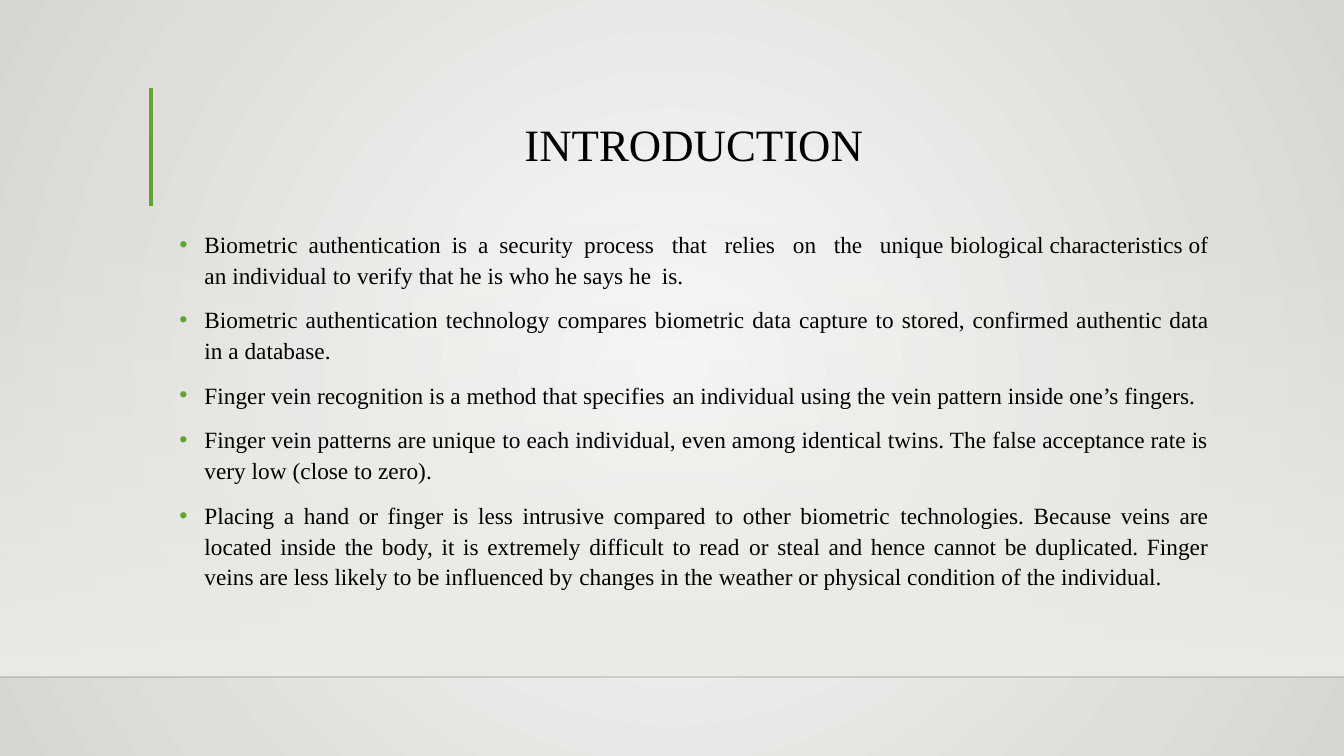
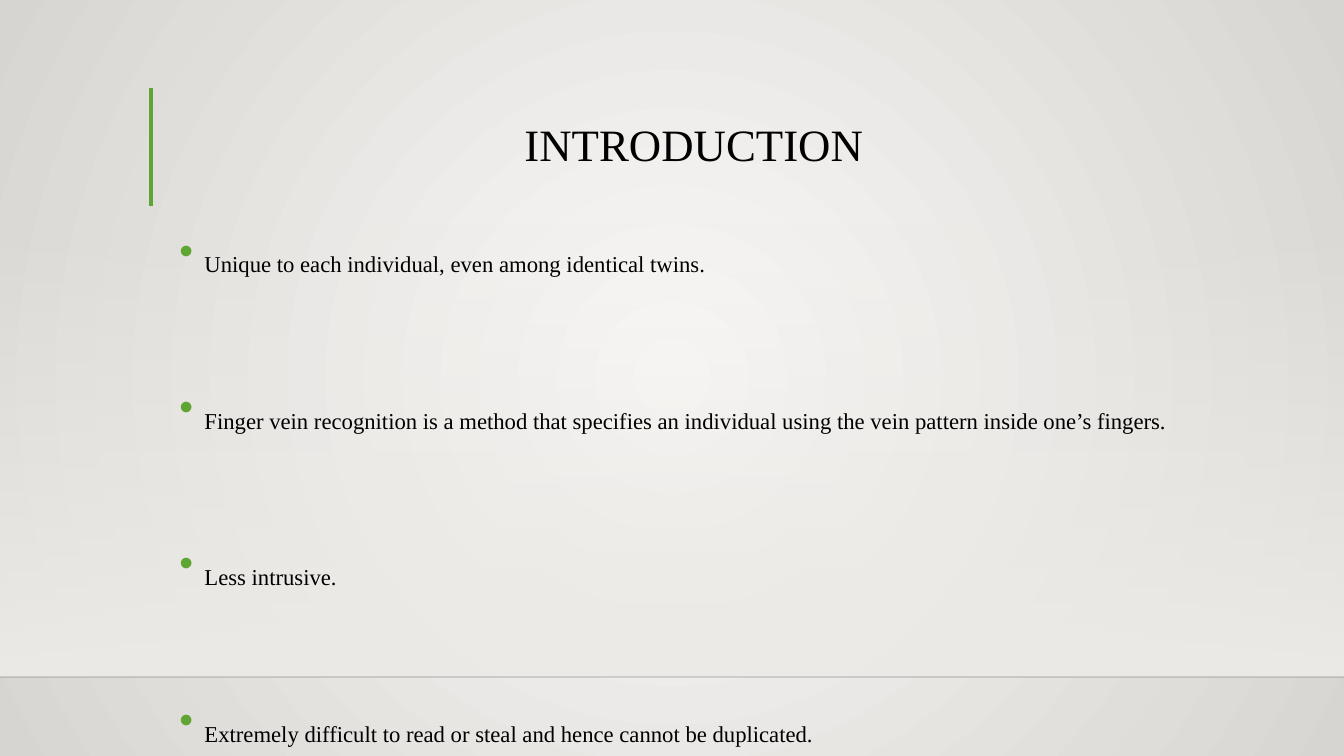
Before and after one commit to batch-B3/Biometric-Finger-Vein-Authentication-Using-Deep-Learning-Algorithm, a slide deck: slide 2 of Project Documents/Batch 3 PPT.pptx. Drawn at 1344x756 pixels with LibreOffice and Linux fonts; fonts in the diff are those of the drawing; background and template pictures are left out. Boxes give left, top, right and bottom in pixels: in the first picture for what was removed or moved away, otherwise in the second. Text is boxed around its words. In the diff, an @@ line names an element or a change of style, - is before the commit and + after.

```diff
--- a/Project Documents/Batch 3 PPT.pptx
+++ b/Project Documents/Batch 3 PPT.pptx
@@ text "Unique to each individual, even ...": place and size @@
-text "Unique to each individual, even ..." at (204,236,1208,590)
+text "Unique to each individual, even ..." at (204,256,1166,747)
@@ text at (204,256,705,277): text changed; size 16.6 to 28 pt @@
-• Biometric authentication is a security process that relies on the unique biological characteristics of an individual to verify that he is who he says he is.
-• Biometric authentication technology compares biometric data capture to stored, confirmed authentic data in a database.
+• Unique to each individual, even among identical twins.
@@ text at (204,413,1166,434): size 16.6 to 28 pt, now subscript in "Finger vein recognition is a method that ..."; alignment justified to left; line spacing 1.1 to 1.2 @@
@@ text at (204,570,813,747): text changed; size 16.6 to 28 pt @@
-• Finger vein patterns are unique to each individual, even among identical twins. The false acceptance rate is very low (close to zero).
-• Placing a hand or finger is less intrusive compared to other biometric technologies. Because veins are located inside the body, it is extremely difficult to read or steal and hence cannot be duplicated. Finger veins are less likely to be influenced by changes in the weather or physical condition of the individual.
+• Less intrusive.
+• Extremely difficult to read or steal and hence cannot be duplicated.
```
Also in this commit, not shown: 9 other slides changed, 1 other file.
